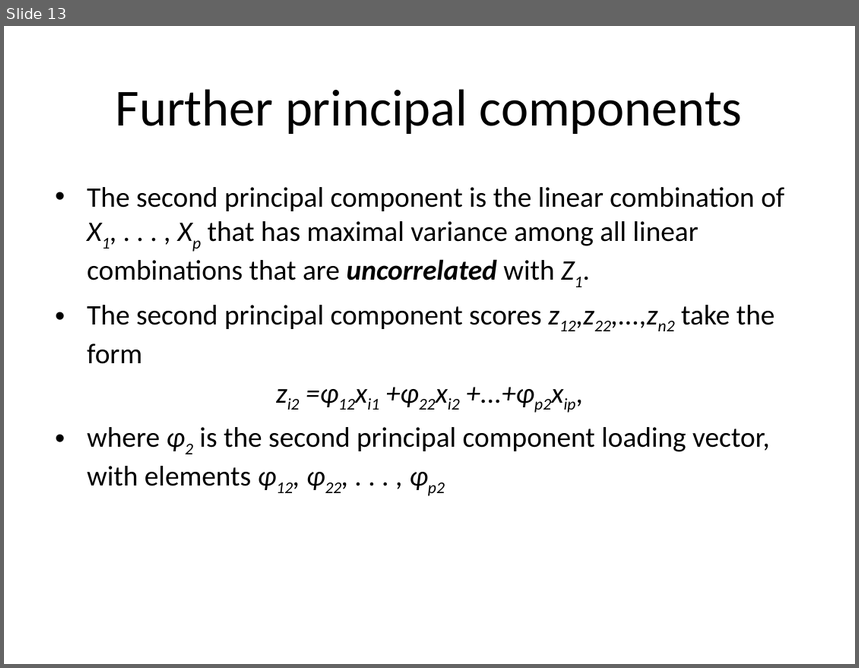
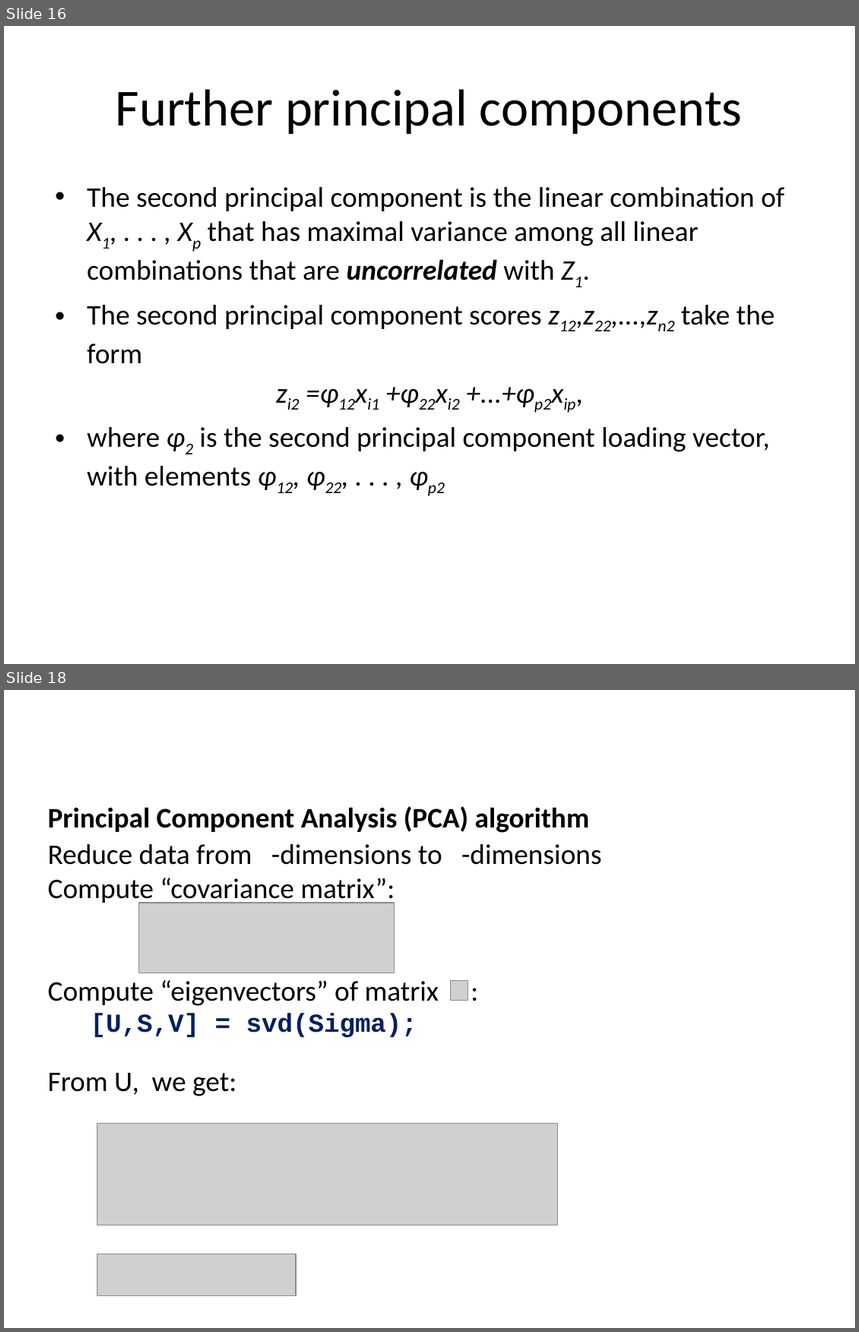
Before and after one commit to jayurbain/DataScienceIntro, a slide deck: slides/09_imensionality_reduction.pptx. Shown one above the other, each under a label of ours: slide 13 before the commit, slides 16 and 18 after it; the slides between them are not shown. The pictures are 859x668 and 859x1332 pixels, drawn with LibreOffice and Linux fonts; fonts in the diff are those of the drawing; grey boxes stand for pictures; background and template pictures are left out. Boxes give left, top, right and bottom in pixels: in the first picture for what was removed or moved away, otherwise in the second. Text is boxed around its words. In the diff, an @@ line names an element or a change of style, - is before the commit and + after.

```diff
--- a/slides/09_imensionality_reduction.pptx
+++ b/slides/09_imensionality_reduction.pptx
@@ slide 18 added at (4, 690, 855, 1328), background #FFFFFF @@
@@ text added at (48, 806, 590, 833), 24 pt, text #000000, bold @@
+Principal Component Analysis (PCA) algorithm
@@ text added at (48, 844, 602, 1038), 24 pt, text #000000 @@
+Reduce data from -dimensions to -dimensions
+Compute “covariance matrix”:
+Compute “eigenvectors” of matrix :
+[U,S,V] = svd(Sigma);
@@ picture added at (139, 903, 394, 973) @@
@@ picture added at (450, 981, 467, 1001) @@
@@ text added at (48, 1073, 237, 1097), 24 pt, text #000000 @@
+From U, we get:
@@ picture added at (97, 1123, 558, 1225) @@
@@ picture added at (97, 1255, 296, 1296) @@
@@ what was slide 13 is now slide 16 @@
```
Also in this commit, not shown: 12 slides changed, 8 other slides added, 1 slide removed, 5 other files.
